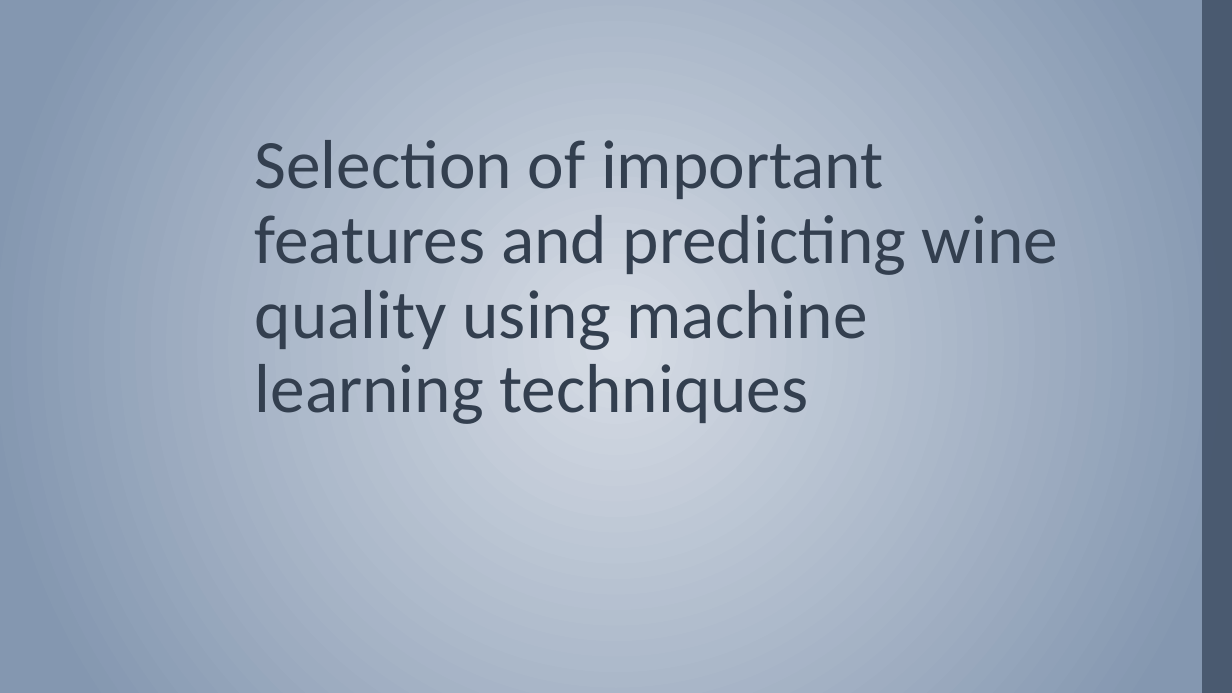
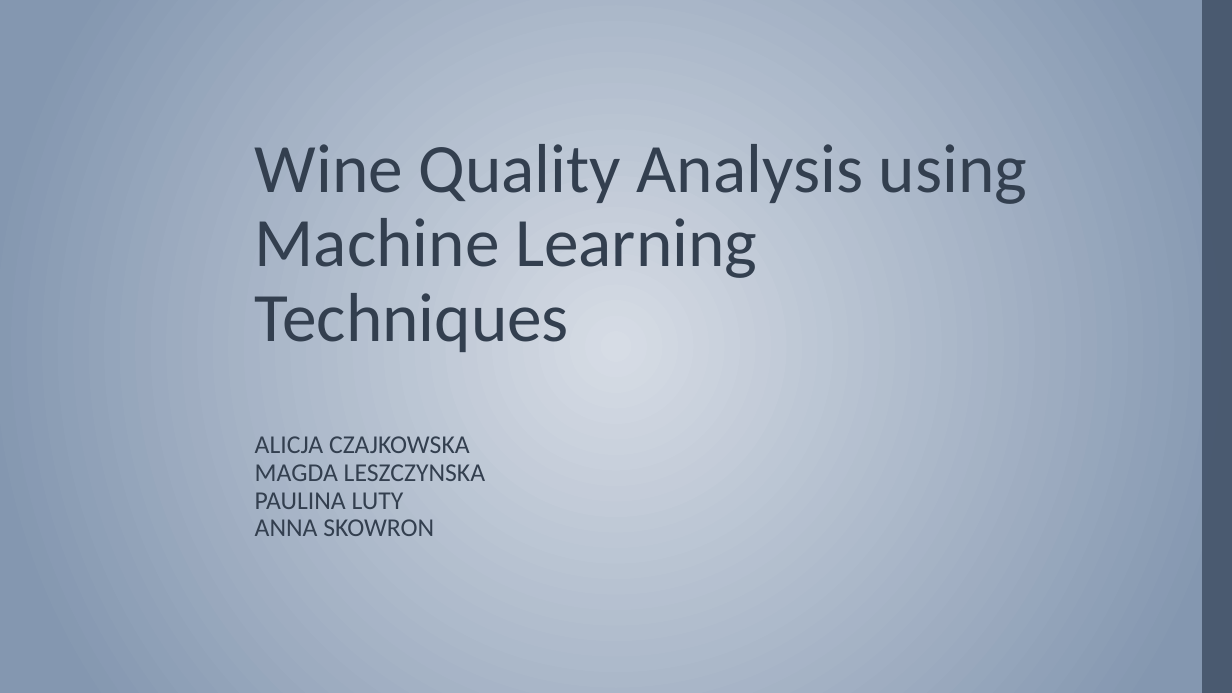
Before and after one commit to maddia/Data-mining, a slide deck: slide 1 of CA2 Presentation draft-1.pptx. Drawn at 1232x693 pixels with LibreOffice and Linux fonts; fonts in the diff are those of the drawing; background and template pictures are left out. Boxes give left, top, right and bottom in pixels: in the first picture for what was removed or moved away, otherwise in the second. Text is boxed around its words. In the diff, an @@ line names an element or a change of style, - is before the commit and + after.

```diff
--- a/CA2 Presentation draft-1.pptx
+++ b/CA2 Presentation draft-1.pptx
@@ title at bbox=[255, 144, 1027, 536]: text changed; size 54 to 20 pt @@
-Selection of important features and predicting wine quality using machine learning techniques
+Wine Quality Analysis using Machine Learning Techniques
+ALICJA CZAJKOWSKA
+MAGDA LESZCZYNSKA
+PAULINA LUTY
+ANNA SKOWRON
```
Also in this commit, not shown: 3 other slides changed.
